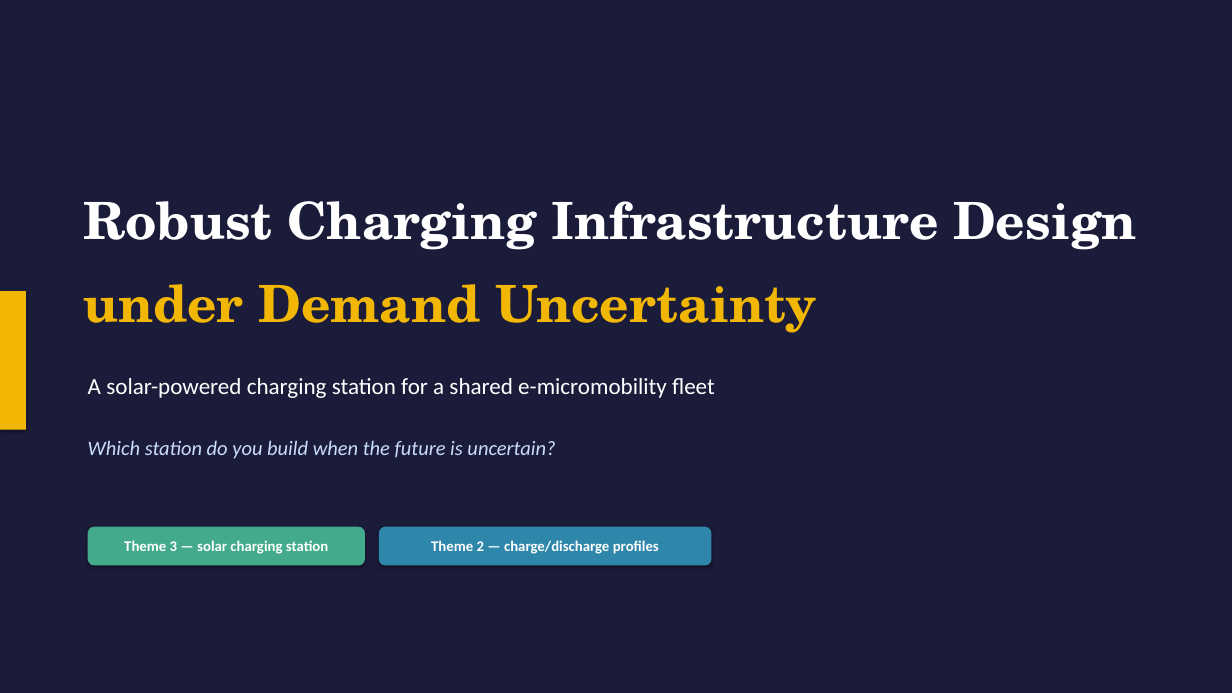
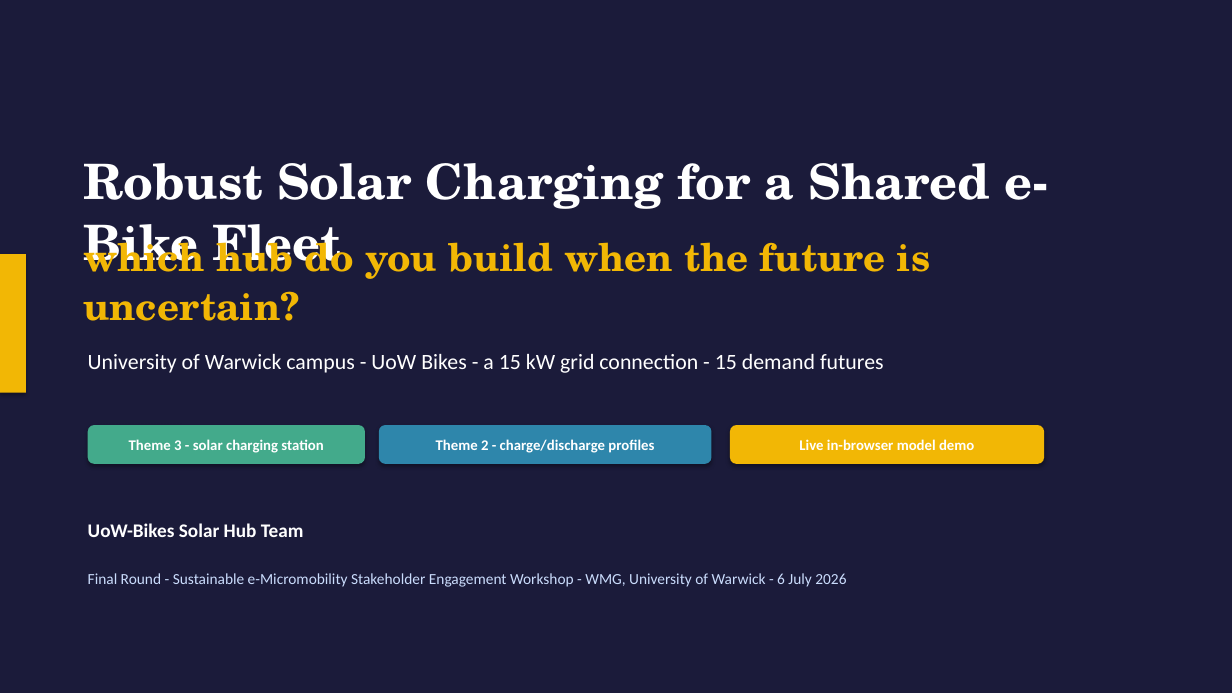
Before and after one commit to Gourav88502/emicromobility-robust-charging, a slide deck: slide 1 of outputs/Presentation.pptx. Drawn at 1232x693 pixels with LibreOffice and Linux fonts; fonts in the diff are those of the drawing. Boxes give left, top, right and bottom in pixels: in the first picture for what was removed or moved away, otherwise in the second. Text is boxed around its words. In the diff, an @@ line names an element or a change of style, - is before the commit and + after.

```diff
--- a/outputs/Presentation.pptx
+++ b/outputs/Presentation.pptx
@@ text at (x1=83, y1=163, x2=1048, y2=272): text changed; size 40 to 38 pt @@
-Robust Charging Infrastructure Design
+Robust Solar Charging for a Shared e-Bike Fleet
@@ text at (x1=83, y1=232, x2=930, y2=321): text changed; size 16 to 30 pt; font Calibri to TeX Gyre Schola; text colour #CADCFC to #F2B705; bold on; italic off @@
-Which station do you build when the future is uncertain?
+which hub do you build when the future is uncertain?
@@ rectangle moved from (x1=0, y1=291, x2=26, y2=430) to (x1=0, y1=254, x2=26, y2=393) @@
@@ text removed at (x1=83, y1=284, x2=817, y2=333) @@
-under Demand Uncertainty
@@ text at (x1=88, y1=354, x2=884, y2=373): text changed; size 18 to 17 pt @@
-A solar-powered charging station for a shared e-micromobility fleet
+University of Warwick campus - UoW Bikes - a 15 kW grid connection - 15 demand futures
@@ rounded rectangle "Theme 3 - solar charging ..." moved from (x1=88, y1=527, x2=365, y2=566) to (x1=88, y1=425, x2=365, y2=464) @@
@@ text in rounded rectangle at (x1=129, y1=439, x2=323, y2=453): text changed @@
-Theme 3 — solar charging station
+Theme 3 - solar charging station
@@ rounded rectangle "Theme 2 - charge/discharge profiles" moved from (x1=379, y1=527, x2=712, y2=566) to (x1=379, y1=425, x2=712, y2=464) @@
@@ text in rounded rectangle at (x1=436, y1=439, x2=654, y2=453): text changed @@
-Theme 2 — charge/discharge profiles
+Theme 2 - charge/discharge profiles
@@ rounded rectangle added at (x1=730, y1=425, x2=1044, y2=464), fill #F2B705, 11.5 pt, text #FFFFFF, bold @@
+Live in-browser model demo
@@ text added at (x1=88, y1=523, x2=304, y2=537), 15 pt, text #FFFFFF, bold @@
+UoW-Bikes Solar Hub Team
@@ text added at (x1=88, y1=573, x2=846, y2=587), 12 pt, text #CADCFC @@
+Final Round - Sustainable e-Micromobility Stakeholder Engagement Workshop - WMG, University of Warwick - 6 July 2026
```
Also in this commit, not shown: 1 other slide changed, 5 slides added, 5 slides removed, 9 other files.
